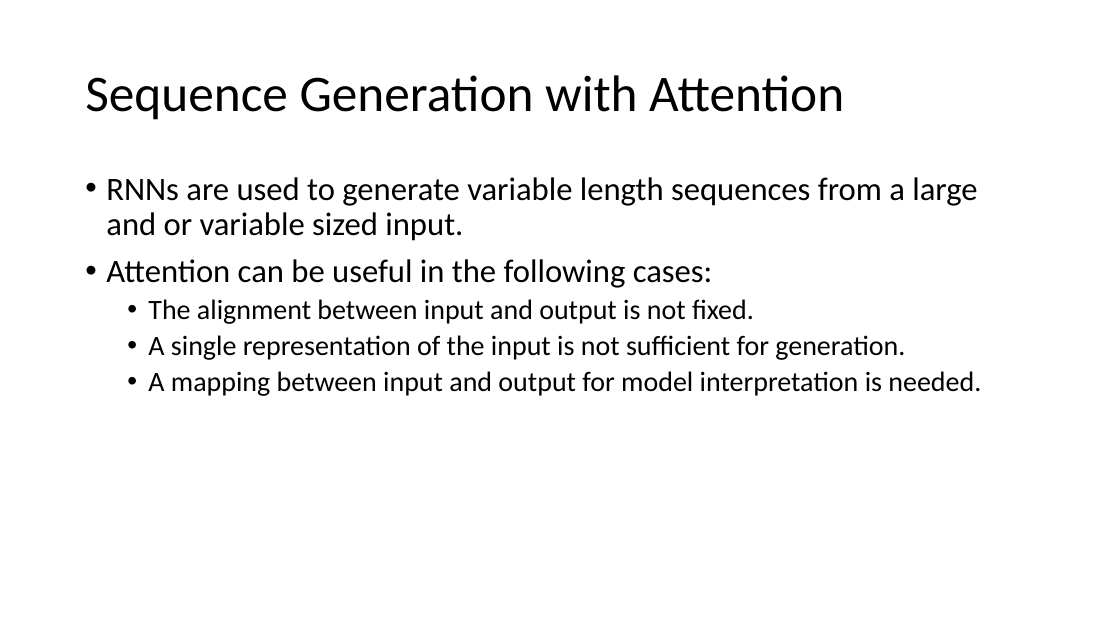
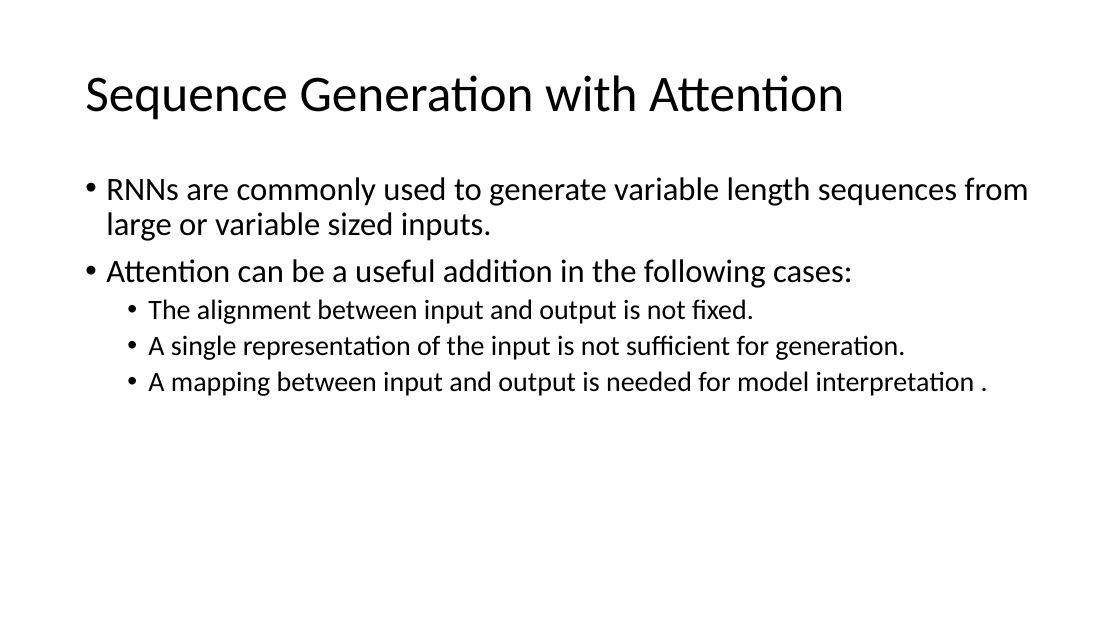
Before and after one commit to clinzy/AttentionModels101, a slide deck: slide 6 of AttentionModels101-DSNashville.pptx. Drawn at 1120x630 pixels with LibreOffice and Linux fonts; fonts in the diff are those of the drawing. Boxes give left, top, right and bottom in pixels: in the first picture for what was removed or moved away, otherwise in the second. Text is boxed around its words. In the diff, an @@ line names an element or a change of style, - is before the commit and + after.

Commit message:
Update to presentation slides.

```diff
--- a/AttentionModels101-DSNashville.pptx
+++ b/AttentionModels101-DSNashville.pptx
@@ text at box(106, 177, 1029, 288): text changed @@
-• RNNs are used to generate variable length sequences from a large and or variable sized input.
-• Attention can be useful in the following cases:
+• RNNs are commonly used to generate variable length sequences from large or variable sized inputs.
+• Attention can be a useful addition in the following cases:
@@ text at box(148, 371, 975, 396): text changed @@
-  • A mapping between input and output for model interpretation is needed.
+  • A mapping between input and output is needed for model interpretation .
```
Also in this commit, not shown: 11 other slides changed.
